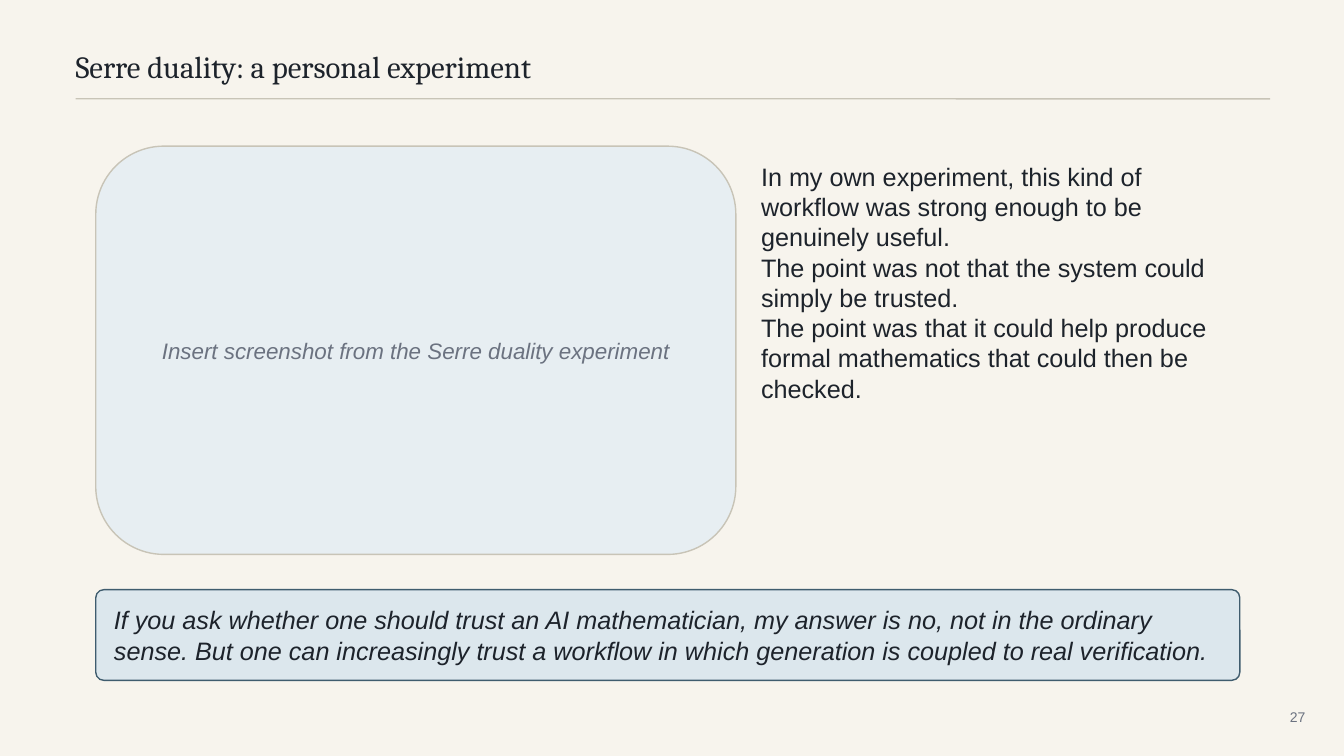
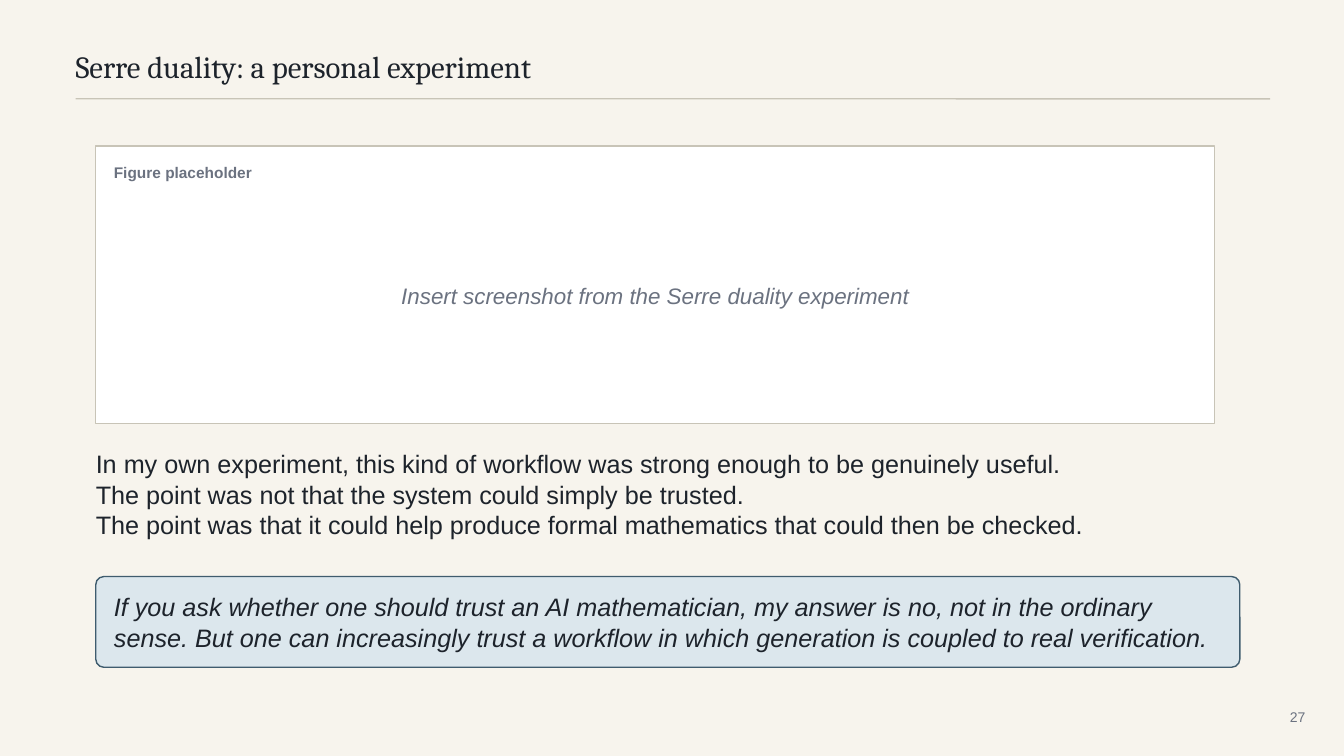
Before and after one commit to mattrobball/2026_03_09-colloquium, a slide deck: slide 27 of deck/should-you-trust-an-ai-mathematician.pptx. Drawn at 1344x756 pixels with LibreOffice and Linux fonts; fonts in the diff are those of the drawing. Boxes give left, top, right and bottom in pixels: in the first picture for what was removed or moved away, otherwise in the second. Text is boxed around its words. In the diff, an @@ line names an element or a change of style, - is before the commit and + after.

Commit message:
Simplify slide layouts and block figures

```diff
--- a/deck/should-you-trust-an-ai-mathematician.pptx
+++ b/deck/should-you-trust-an-ai-mathematician.pptx
@@ rounded rectangle removed at box(96, 146, 736, 555) @@
@@ rectangle added at box(96, 146, 1215, 423), fill #FFFFFF, outline #C8C4B7 1 pt @@
@@ text added at box(114, 167, 252, 181), 11 pt, text #6B7280, bold @@
+Figure placeholder
@@ text "Insert screenshot from the Serre ...": place and size @@
-text "Insert screenshot from the Serre ..." at box(162, 343, 669, 364)
+text "Insert screenshot from the Serre ..." at box(401, 288, 908, 309)
@@ text "In my own experiment, this ..." rewrapped from box(761, 167, 1206, 399) to box(96, 454, 1083, 539) @@
@@ rounded rectangle: place and size @@
-rounded rectangle at box(96, 590, 1240, 681)
+rounded rectangle at box(96, 577, 1240, 667)
@@ text "If you ask whether one ...": place and size @@
-text "If you ask whether one ..." at box(114, 610, 1207, 665)
+text "If you ask whether one ..." at box(114, 597, 1207, 652)
```
Also in this commit, not shown: 13 other slides changed, 2 other files.
